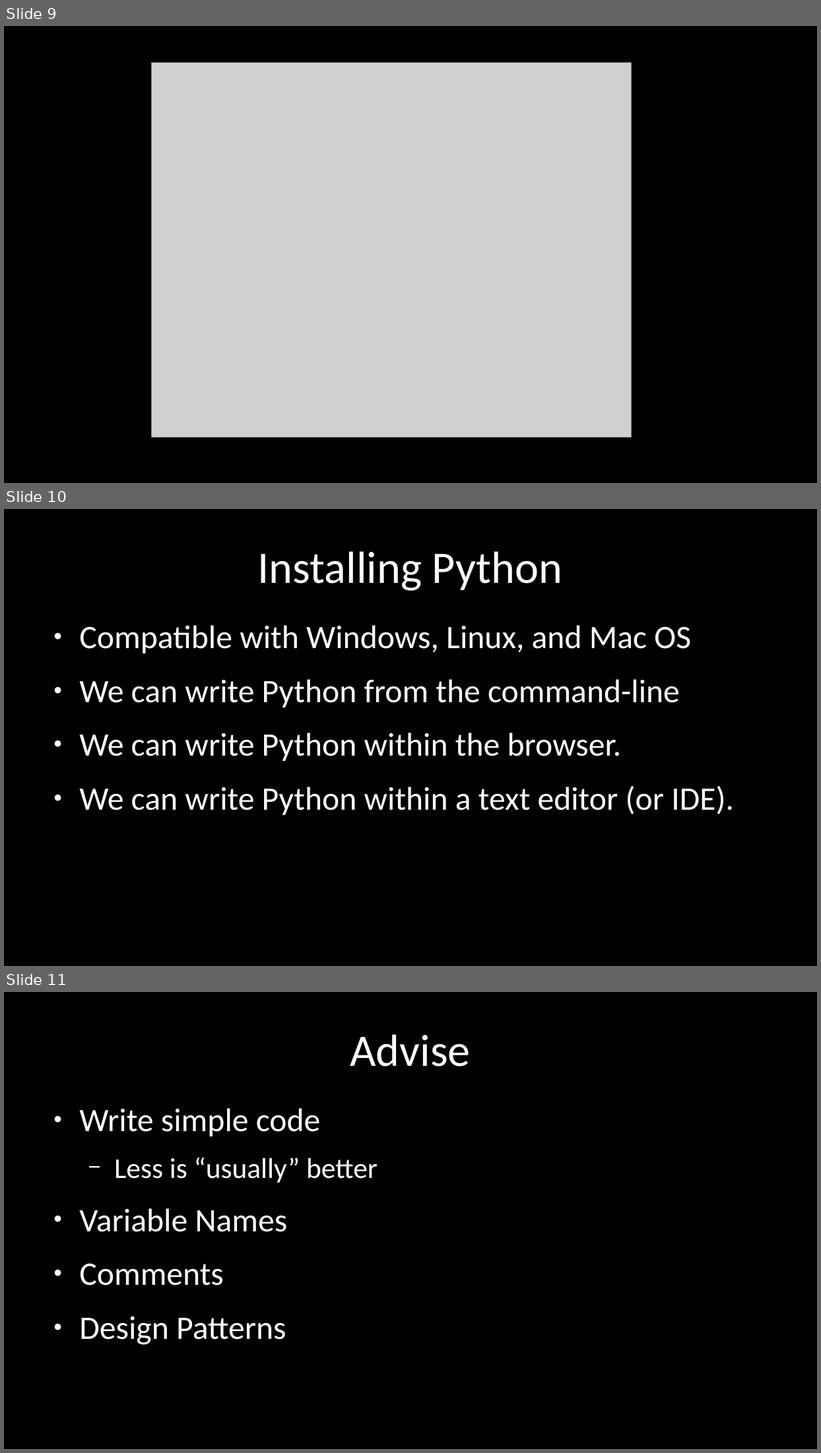
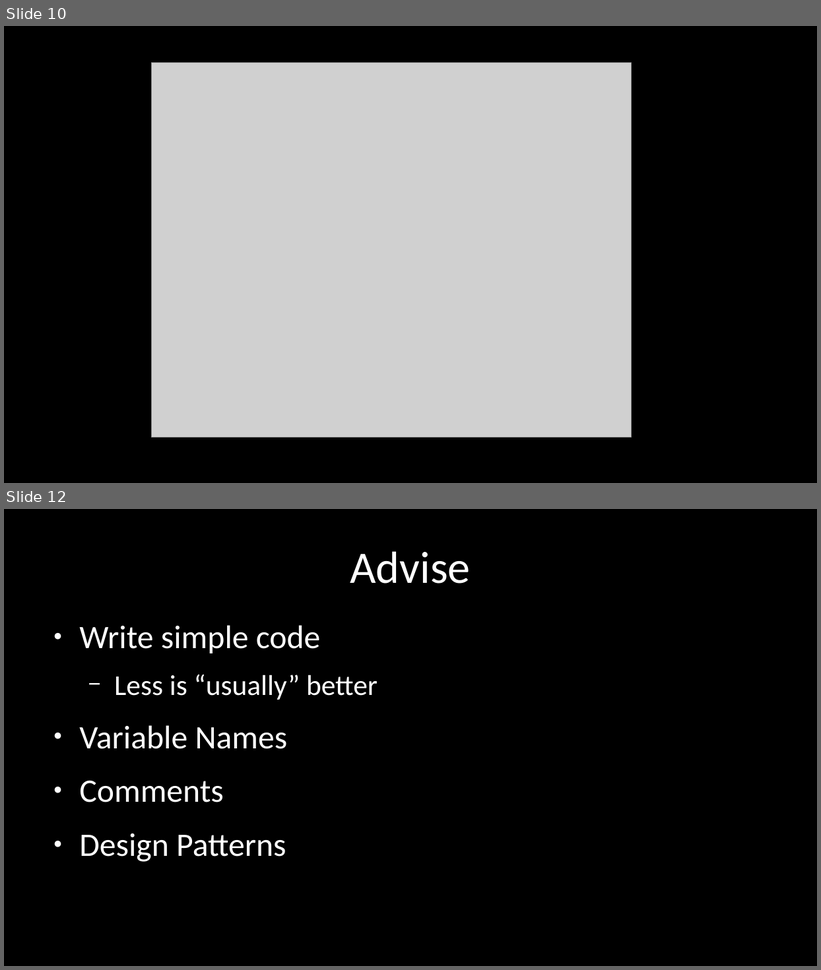
Before and after one commit to saedx1/talks, a slide deck: 02_python_intro/slides.odp. Shown one above the other, each under a label of ours: slides 9, 10 and 11 before the commit, slides 10 and 12 after it; the slides between them are not shown. The pictures are 821x1453 and 821x970 pixels, drawn with LibreOffice and Linux fonts; fonts in the diff are those of the drawing; grey boxes stand for pictures. Boxes give left, top, right and bottom in pixels: in the first picture for what was removed or moved away, otherwise in the second. Text is boxed around its words. In the diff, an @@ line names an element or a change of style, - is before the commit and + after.

Commit message:
update slides

```diff
--- a/02_python_intro/slides.odp
+++ b/02_python_intro/slides.odp
@@ slide 10 removed at [4,509,817,966], background #000000 @@
@@ title removed at [258,551,562,591] @@
-Installing Python
@@ text removed at [79,625,734,815] @@
-● Compatible with Windows, Linux, and Mac OS
-● We can write Python from the command-line
-● We can write Python within the browser.
-● We can write Python within a text editor (or IDE).
@@ what was slide 9 is now slide 10 @@
@@ what was slide 11 is now slide 12 @@
```
Also in this commit, not shown: 3 slides added, 1 other file.
